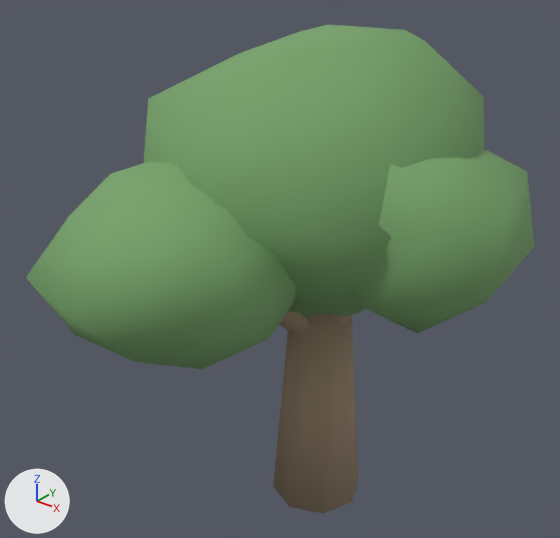
The glTF model prototype/assets/models/terrain/ambient_tree_7.glb, before and after one commit.
Both versions are drawn from a 50 mm camera at (3.62, -5.12, 5.48) aimed at (-0.17, -0.38, 2.55). Lighting does not change. The marker at lower left points along +X, +Y and +Z. The picture after the commit comes second.

Before the edit, the objects in view are built like this:
```python
mat_ambient_tree_7_mat0 = principled_material('ambient_tree_7_mat0')
mat_ambient_tree_7_mat0.base_color = (0.32, 0.24, 0.16)  # brown #99866f
mat_ambient_tree_7_mat0.roughness = 0.95
mat_ambient_tree_7_mat1 = principled_material('ambient_tree_7_mat1')
mat_ambient_tree_7_mat1.base_color = (0.18, 0.36, 0.14)  # green #76a269
mat_ambient_tree_7_mat1.roughness = 0.85
me_ambient_tree_7_mesh = bpy.data.meshes.new('ambient_tree_7_mesh')
me_ambient_tree_7_mesh.from_pydata(...)  # 220 vertices, 384 faces; spans x -1.53..1.8, y -2.4..1.79, z 0.0..4.56
# faces by material slot: [64, 320]
me_ambient_tree_7_mesh.materials.append(mat_ambient_tree_7_mat0)  # brown #99866f
me_ambient_tree_7_mesh.materials.append(mat_ambient_tree_7_mat1)  # green #76a269
ob_ambient_tree_7 = bpy.data.objects.new('ambient_tree_7', me_ambient_tree_7_mesh)
ob_ambient_tree_7.location = (0.0, 0.0, 0.0)
```
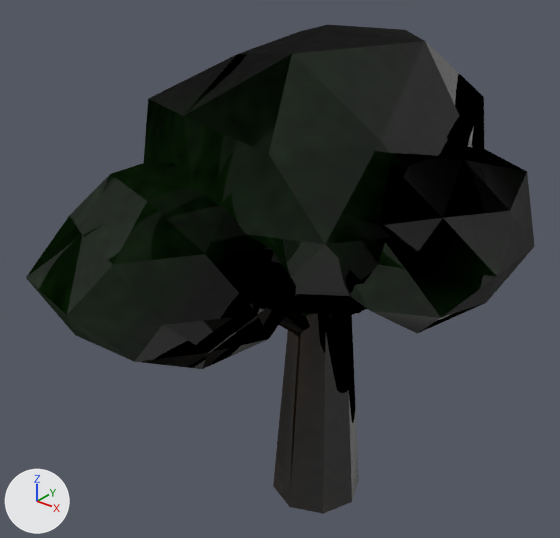
Pixel boxes [x1, y1, x2, y2] of what changed, in the pictures (560 x 538 px):
'ambient_tree_7', surface changed (green to black): [26, 25, 535, 514] in both

What changed in the scene script:
```text
Add img_ambient_tree_7_mat1_rough:
    img_ambient_tree_7_mat1_rough = load_image('ambient_tree_7_mat1_rough', '_unpacked/ambient_tree_7_mat1_rough', 128, 128, 'Non-Color')
Add img_ambient_tree_7_mat1_albedo:
    img_ambient_tree_7_mat1_albedo = load_image('ambient_tree_7_mat1_albedo', '_unpacked/ambient_tree_7_mat1_albedo', 128, 128, 'sRGB')
Add img_ambient_tree_7_mat1_norm:
    img_ambient_tree_7_mat1_norm = load_image('ambient_tree_7_mat1_norm', '_unpacked/ambient_tree_7_mat1_norm', 128, 128, 'Non-Color')
Add img_ambient_tree_7_mat0_norm:
    img_ambient_tree_7_mat0_norm = load_image('ambient_tree_7_mat0_norm', '_unpacked/ambient_tree_7_mat0_norm', 128, 128, 'Non-Color')
Add img_ambient_tree_7_mat0_rough:
    img_ambient_tree_7_mat0_rough = load_image('ambient_tree_7_mat0_rough', '_unpacked/ambient_tree_7_mat0_rough', 128, 128, 'Non-Color')
Add img_ambient_tree_7_mat0_albedo:
    img_ambient_tree_7_mat0_albedo = load_image('ambient_tree_7_mat0_albedo', '_unpacked/ambient_tree_7_mat0_albedo', 128, 128, 'sRGB')
Change mat_ambient_tree_7_mat0:
    remove # nodes: BsdfPrincipled, OutputMaterial
    remove # colours: brown #99866f
    nodes: BsdfPrincipled, Math, NormalMap, OutputMaterial, SeparateColor, TexImage x3
    uses the picture img_ambient_tree_7_mat0_albedo
    uses the picture img_ambient_tree_7_mat0_norm
    uses the picture img_ambient_tree_7_mat0_rough
Change mat_ambient_tree_7_mat1:
    remove # nodes: BsdfPrincipled, OutputMaterial
    remove # colours: green #76a269
    nodes: BsdfPrincipled, Math, NormalMap, OutputMaterial, SeparateColor, TexImage x3
    uses the picture img_ambient_tree_7_mat1_albedo
    uses the picture img_ambient_tree_7_mat1_norm
    uses the picture img_ambient_tree_7_mat1_rough
Change me_ambient_tree_7_mesh:
    where me_ambient_tree_7_mesh.from_pydata(...)  # 220 vertices, 384 faces; spans x -1.53..1.8, y -2.4..1.79, z 0.0..4.56
    used by ob_ambient_tree_7; location = (0.0, 0.0, 0.0)
    me_ambient_tree_7_mesh part 1: texture (UV) coordinates changed
```
